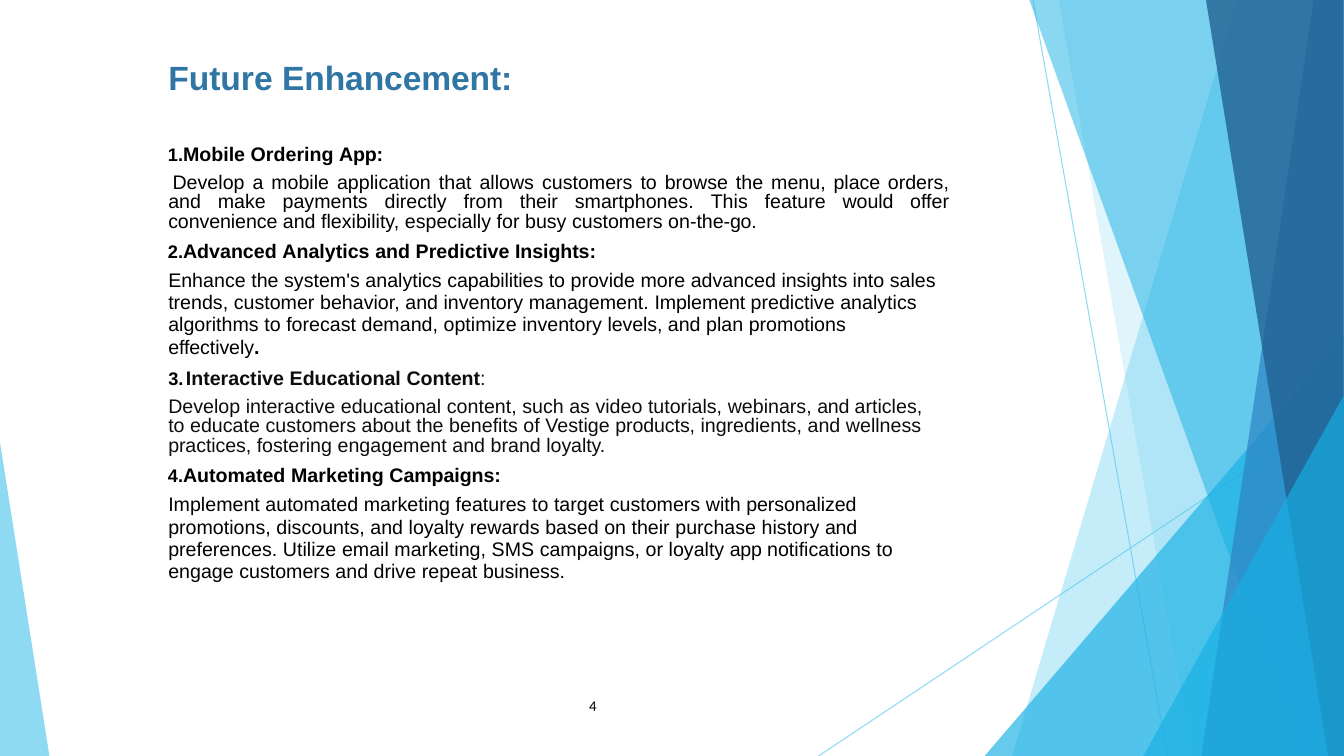
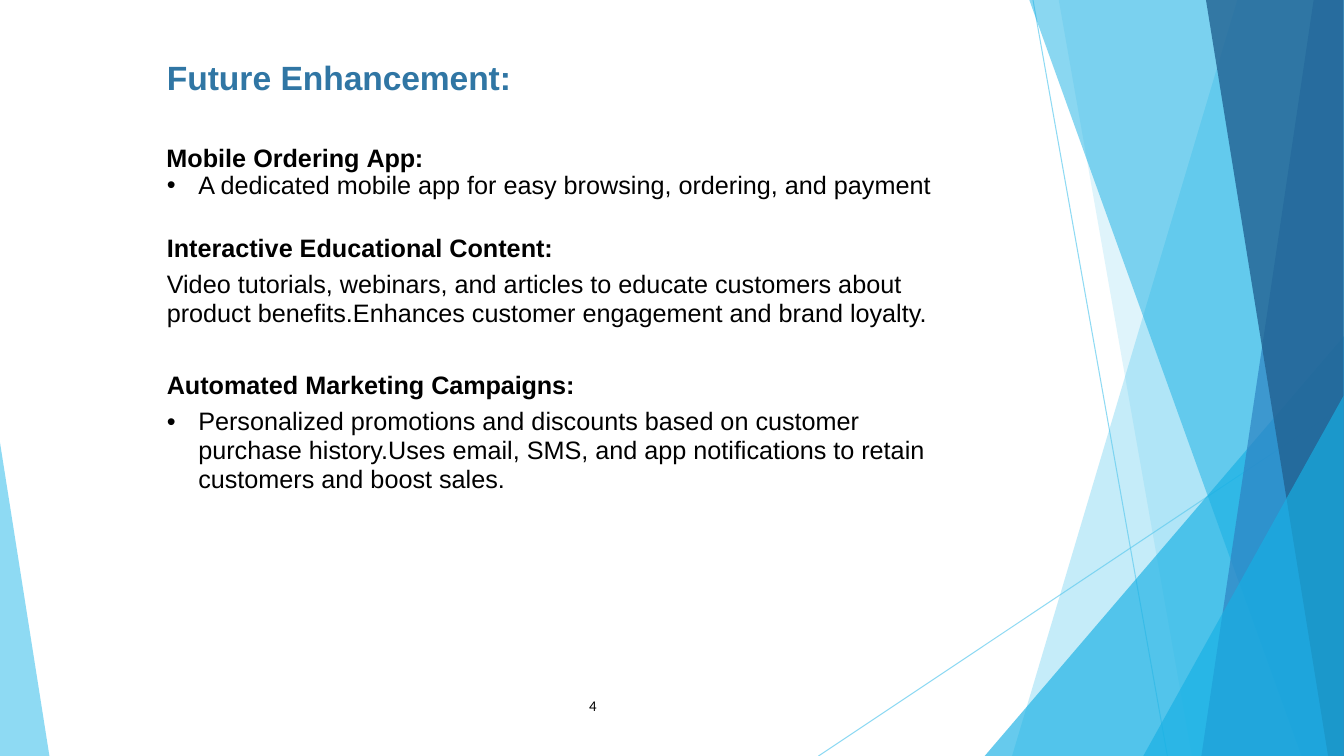
Before and after one commit to yashbhidawe/hrm-ppt, a slide deck: slide 5 of Sahilpathan_ppt.pptx. Drawn at 1344x756 pixels with LibreOffice and Linux fonts; fonts in the diff are those of the drawing. Boxes give left, top, right and bottom in pixels: in the first picture for what was removed or moved away, otherwise in the second. Text is boxed around its words. In the diff, an @@ line names an element or a change of style, - is before the commit and + after.

Commit message:
add latest ppts

```diff
--- a/Sahilpathan_ppt.pptx
+++ b/Sahilpathan_ppt.pptx
@@ text at (x1=166, y1=148, x2=574, y2=400): size 14 to 18 pt in "Mobile Ordering App:", "Interactive Educational Content:", "Automated Marketing Campaigns:"; text colour #0D0D0D to #000000 in "Interactive Educational Content:"; letter spacing -0.1 to 0 pt, bold on in "Content:"; bullet 1. to none; line spacing 1 to 0.96 @@
@@ text at (x1=198, y1=175, x2=931, y2=200): text changed; size 14 to 18 pt @@
-Develop a mobile application that allows customers to browse the menu, place orders, and make payments directly from their smartphones. This feature would offer convenience and flexibility, especially for busy customers on-the-go.
-2. Advanced Analytics and Predictive Insights:
-Enhance the system's analytics capabilities to provide more advanced insights into sales trends, customer behavior, and inventory management. Implement predictive analytics algorithms to forecast demand, optimize inventory levels, and plan promotions effectively.
+• A dedicated mobile app for easy browsing, ordering, and payment
@@ text at (x1=167, y1=274, x2=926, y2=328): text changed; size 14 to 18 pt; text colour #0D0D0D to #000000 @@
-Develop interactive educational content, such as video tutorials, webinars, and articles, to educate customers about the benefits of Vestige products, ingredients, and wellness practices, fostering engagement and brand loyalty.
+Video tutorials, webinars, and articles to educate customers about product benefits.Enhances customer engagement and brand loyalty.
@@ text at (x1=198, y1=411, x2=924, y2=489): text changed; size 14 to 18 pt @@
-Implement automated marketing features to target customers with personalized promotions, discounts, and loyalty rewards based on their purchase history and preferences. Utilize email marketing, SMS campaigns, or loyalty app notifications to engage customers and drive repeat business.
+• Personalized promotions and discounts based on customer purchase history.Uses email, SMS, and app notifications to retain customers and boost sales.
```
Also in this commit, not shown: 5 other slides changed, 30 other files.
